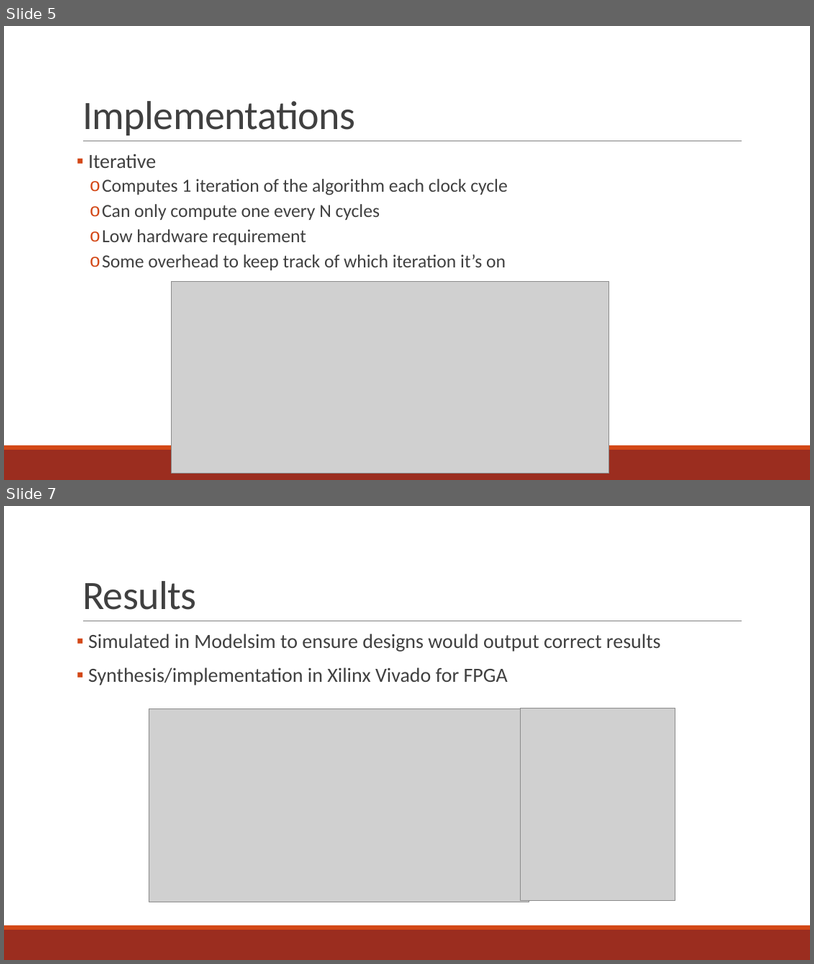
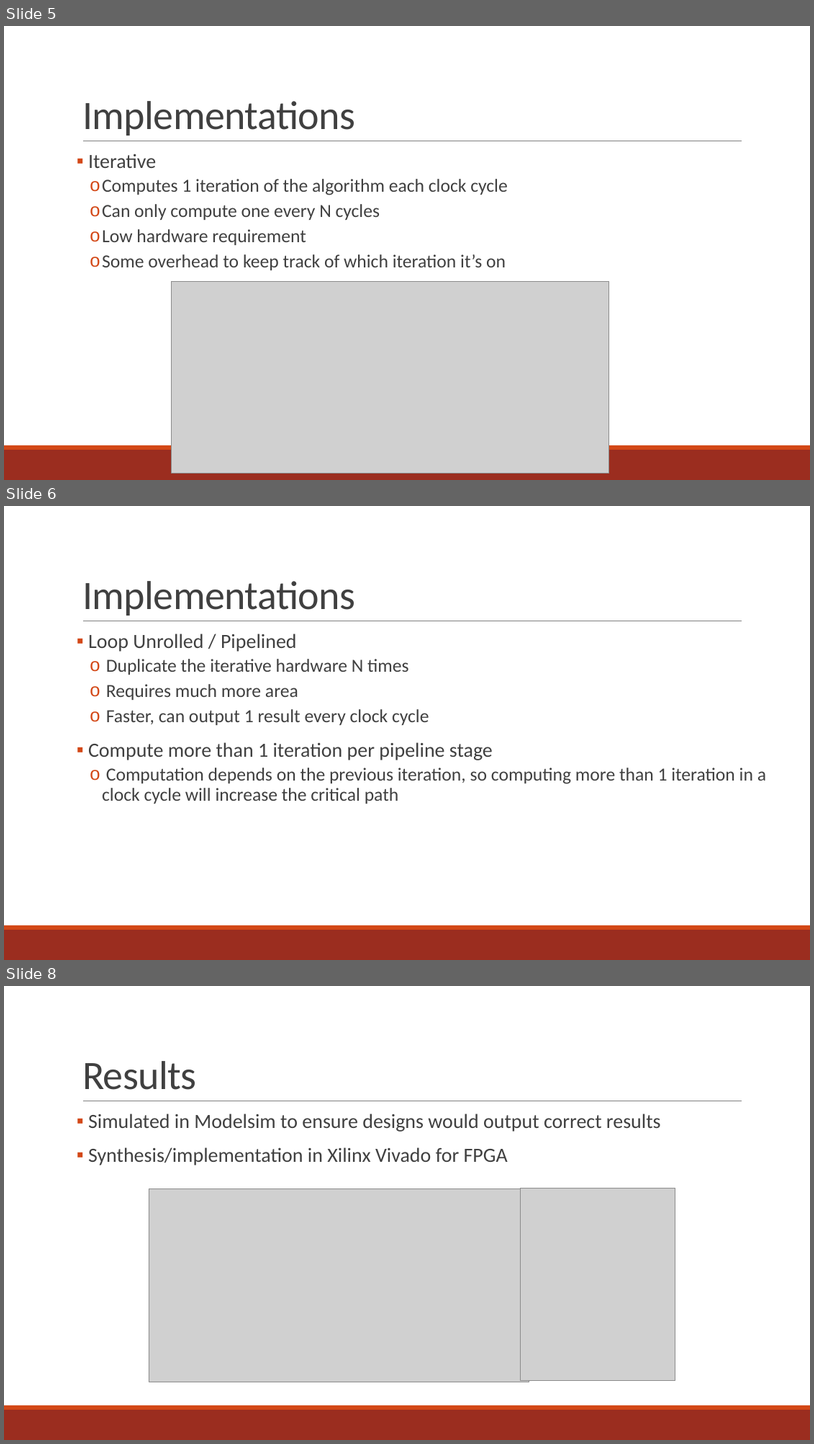
Before and after one commit to aHarry01/ECSE6680-Adv-VLSI-Design, a slide deck: final_project/presentation.pptx. Shown one above the other, each under a label of ours: slides 5 and 7 before the commit, slides 5, 6 and 8 after it; the slides between them are not shown. The pictures are 814x964 and 814x1444 pixels, drawn with LibreOffice and Linux fonts; fonts in the diff are those of the drawing; grey boxes stand for pictures. Boxes give left, top, right and bottom in pixels: in the first picture for what was removed or moved away, otherwise in the second. Text is boxed around its words. In the diff, an @@ line names an element or a change of style, - is before the commit and + after.

```diff
--- a/final_project/presentation.pptx
+++ b/final_project/presentation.pptx
@@ slide 6 added at <box>4,506,810,960</box>, background #FFFFFF; not listed: 3 template elements that a slide beside it also shows @@
@@ title added at <box>82,581,355,615</box>, 48 pt, text #404040 @@
+Implementations
@@ text added at <box>88,633,766,803</box>, 22 pt, text #404040 @@
+▪ Loop Unrolled / Pipelined
+  o Duplicate the iterative hardware N times
+  o Requires much more area
+  o Faster, can output 1 result every clock cycle
+▪ Compute more than 1 iteration per pipeline stage
+  o Computation depends on the previous iteration, so computing more than 1 iteration in a clock cycle will increase the critical path
@@ what was slide 7 is now slide 8 @@
```
Also in this commit, not shown: 1 slide changed.
